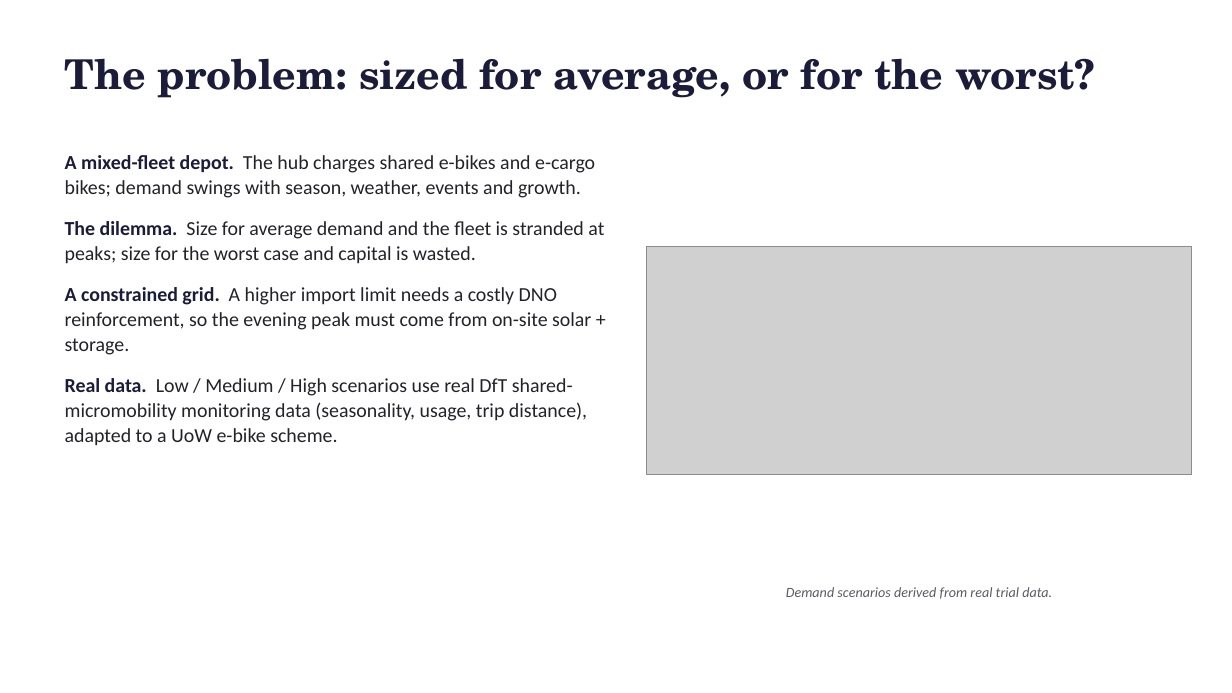
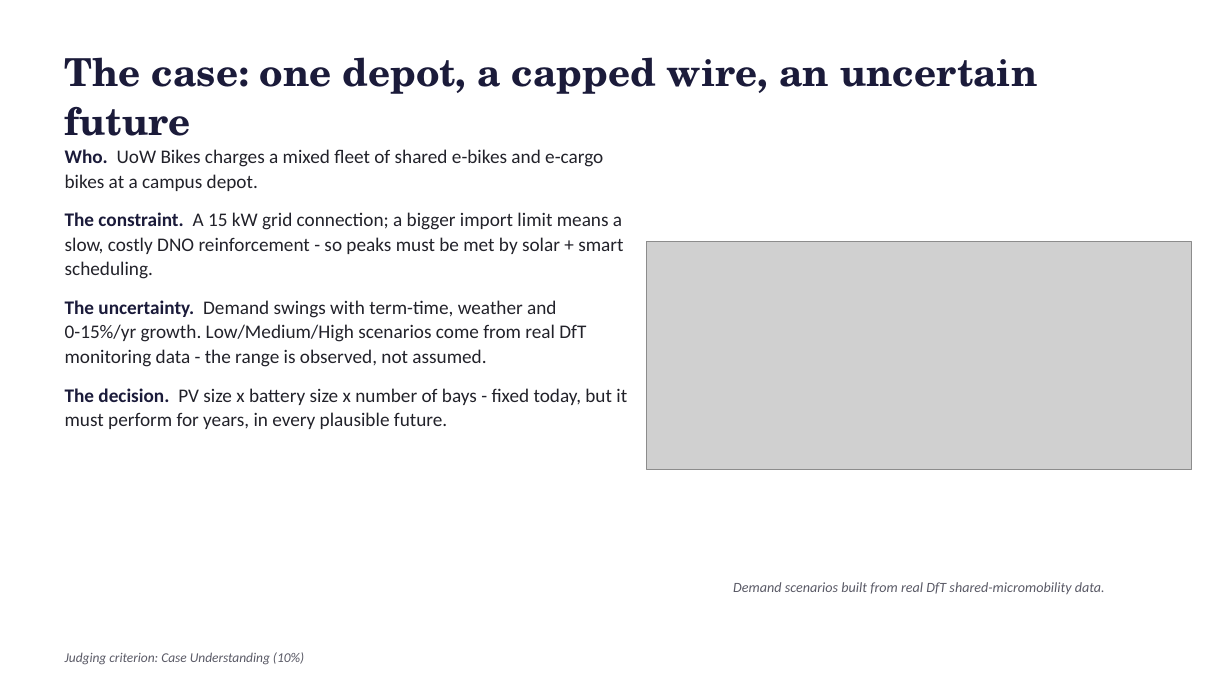
Before and after one commit to Gourav88502/emicromobility-robust-charging, a slide deck: slide 2 of outputs/Presentation.pptx. Drawn at 1232x693 pixels with LibreOffice and Linux fonts; fonts in the diff are those of the drawing; grey boxes stand for pictures. Boxes give left, top, right and bottom in pixels: in the first picture for what was removed or moved away, otherwise in the second. Text is boxed around its words. In the diff, an @@ line names an element or a change of style, - is before the commit and + after.

```diff
--- a/outputs/Presentation.pptx
+++ b/outputs/Presentation.pptx
@@ text at (x1=65, y1=57, x2=1037, y2=136): text changed; size 32 to 30 pt @@
-The problem: sized for average, or for the worst?
+The case: one depot, a capped wire, an uncertain future
@@ text at (x1=65, y1=149, x2=627, y2=429): text changed; size 15.5 to 15 pt @@
-A mixed-fleet depot. The hub charges shared e-bikes and e-cargo bikes; demand swings with season, weather, events and growth.
-The dilemma. Size for average demand and the fleet is stranded at peaks; size for the worst case and capital is wasted.
-A constrained grid. A higher import limit needs a costly DNO reinforcement, so the evening peak must come from on-site solar + storage.
-Real data. Low / Medium / High scenarios use real DfT shared-micromobility monitoring data (seasonality, usage, trip distance), adapted to a UoW e-bike scheme.
+Who. UoW Bikes charges a mixed fleet of shared e-bikes and e-cargo bikes at a campus depot.
+The constraint. A 15 kW grid connection; a bigger import limit means a slow, costly DNO reinforcement - so peaks must be met by solar + smart scheduling.
+The uncertainty. Demand swings with term-time, weather and 0-15%/yr growth. Low/Medium/High scenarios come from real DfT monitoring data - the range is observed, not assumed.
+The decision. PV size x battery size x number of bays - fixed today, but it must perform for years, in every plausible future.
@@ picture moved from (x1=647, y1=247, x2=1192, y2=475) to (x1=647, y1=242, x2=1192, y2=470) @@
@@ text at (x1=733, y1=582, x2=1105, y2=594): text changed @@
-Demand scenarios derived from real trial data.
+Demand scenarios built from real DfT shared-micromobility data.
@@ text added at (x1=65, y1=652, x2=304, y2=665), 10.5 pt, text #5A5A66, italic @@
+Judging criterion: Case Understanding (10%)
```
Also in this commit, not shown: 1 other slide changed, 5 slides added, 5 slides removed, 9 other files.
